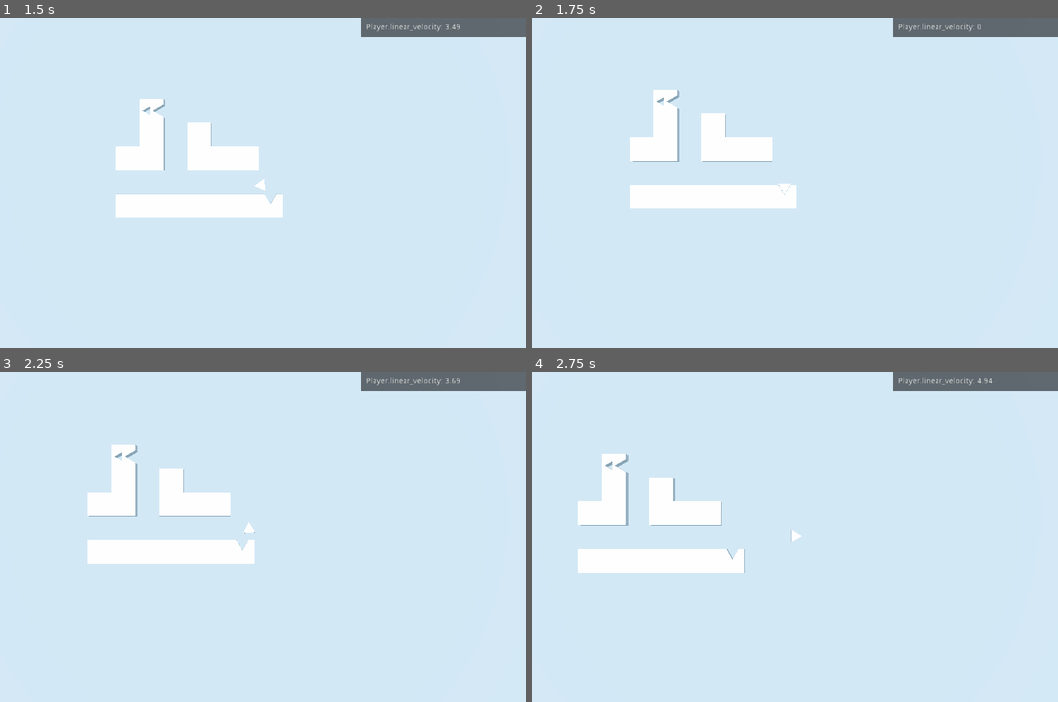
Above: before the commit, frames 1-4 (two rows, left to right).
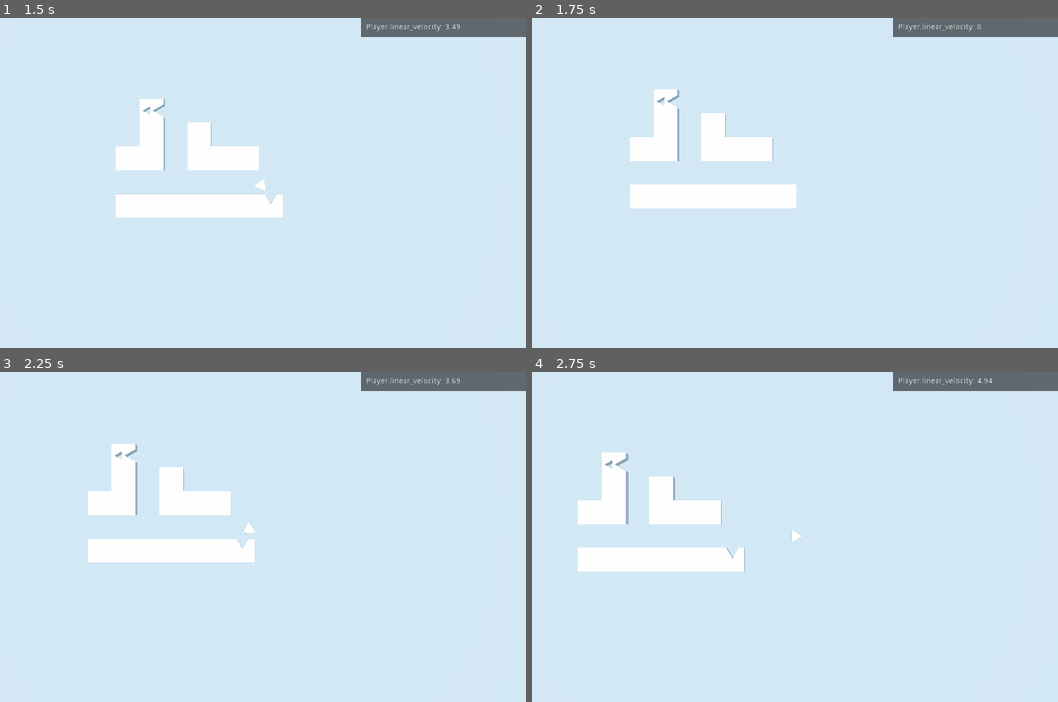
Above: after the commit, the same moments.

Repository: winston-yallow/primitives
Game: Godot game, scene res://levels/00_Test.tscn
The game is run twice, just before and just after one commit, with the same random seed, the same clock (stepped at 60 frames per second) and the same inputs.
Inputs:
- Up to frame 1 (1.5 s): tap Enter at 0.5 s; hold D (game_right) 0.53-1.28 s; hold Space (reappear) 0.53-1.28 s; hold S (game_backward) from 1.28 s (still down); tap Backspace at 1.35 s
- Up to frame 2 (1.75 s): keep holding S (game_backward)
- Up to frame 3 (2.25 s): release S (game_backward) at 2.03 s; hold D (game_right) from 2.03 s (still down); hold Space (reappear) from 2.03 s (still down)
- Up to frame 4 (2.75 s): keep holding D (game_right); keep holding Space (reappear)

Frame 1 is identical in both runs. In frame 2, 0.2% of the frame differs, in the area x 18-51%, y 21-54%; in frame 3, 0.4%; in frame 4, 0.5%, in the area x 8-51%, y 24-61%.

Commit message:
Completely hide player

Diff:
--- a/game/obstructions/Hideout.tscn
+++ b/game/obstructions/Hideout.tscn
@@ -13,7 +13,7 @@
 [node name="PlayerSpot" type="Area" parent="." index="1" groups=[
 "magnets",
 ]]
-transform = Transform( 1, 0, 1.74846e-07, 0, 1, 0, -1.74846e-07, 0, 1, 0, 0, 0.344317 )
+transform = Transform( 1, 0, 1.74846e-07, 0, 1, 0, -1.74846e-07, 0, 1, 0, 0, 0.302 )
 
 [node name="CollisionShape" type="CollisionShape" parent="PlayerSpot" index="0"]
 shape = SubResource( 1 )
